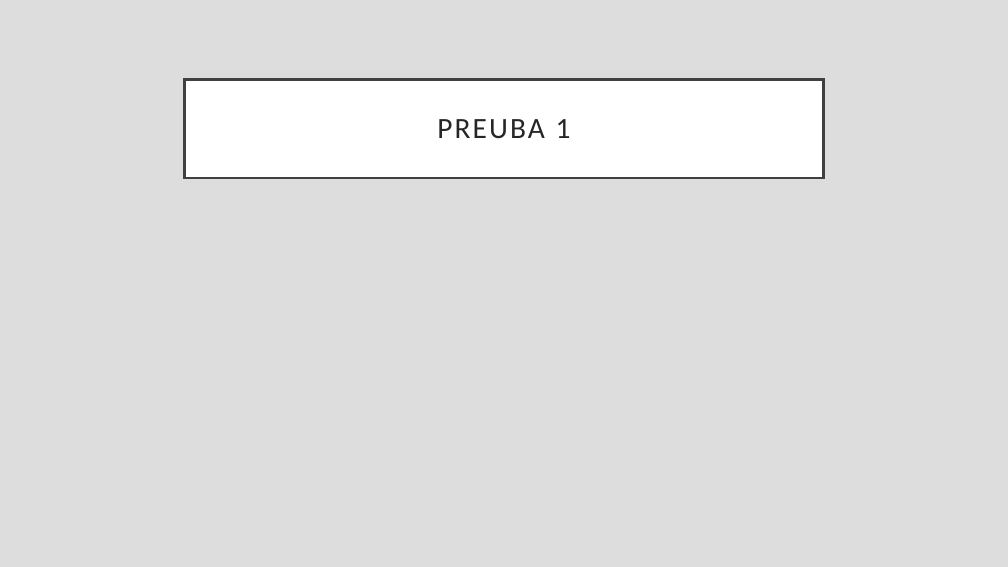
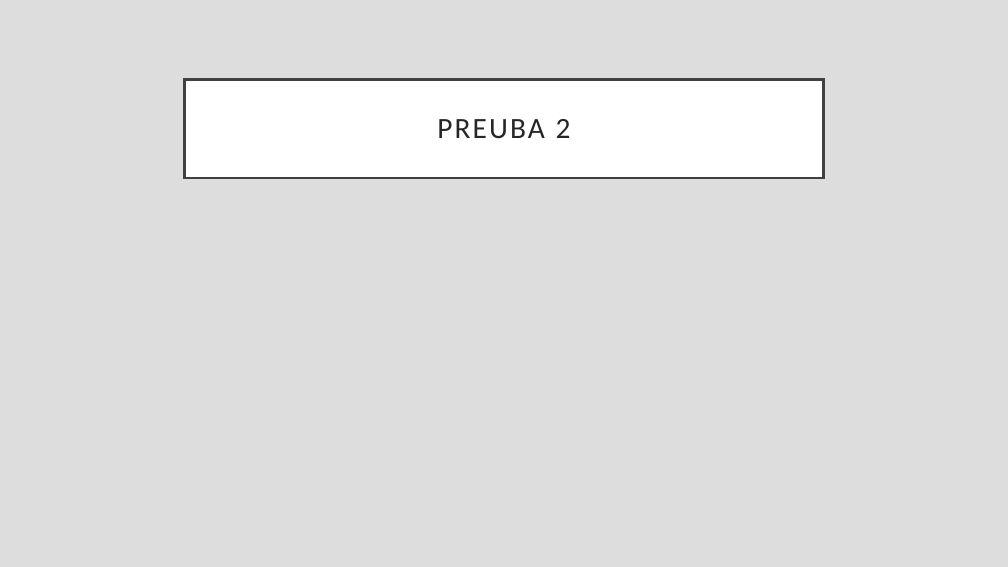
Before and after one commit to LeonelCano/Prueba1, a slide deck: slide 3 of Demanda 8.pptx. Drawn at 1008x567 pixels with LibreOffice and Linux fonts; fonts in the diff are those of the drawing. Boxes give left, top, right and bottom in pixels: in the first picture for what was removed or moved away, otherwise in the second. Text is boxed around its words. In the diff, an @@ line names an element or a change of style, - is before the commit and + after.

```diff
--- a/Demanda 8.pptx
+++ b/Demanda 8.pptx
@@ title at (437,119,571,139): text changed @@
-PREUBA 1
+PREUBA 2
```
